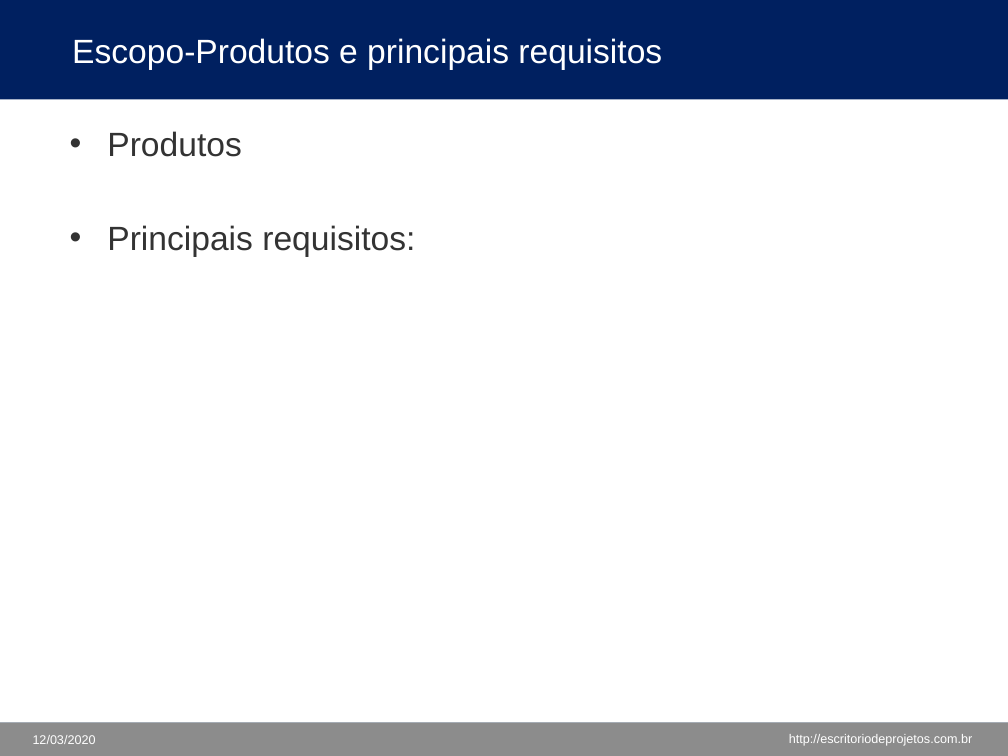
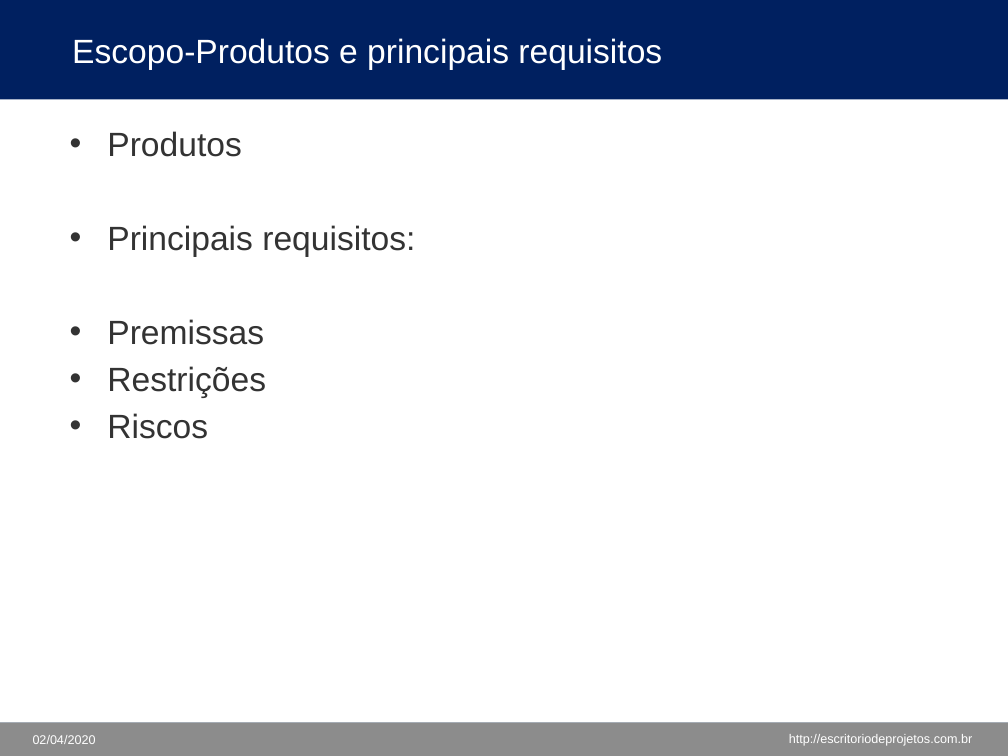
Before and after one commit to sistemas-de-informacao-univas/ES5, a slide deck: slide 4 of Kick-Off do Projeto.pptx. Drawn at 1008x756 pixels with LibreOffice and Linux fonts; fonts in the diff are those of the drawing; background and template pictures are left out. Boxes give left, top, right and bottom in pixels: in the first picture for what was removed or moved away, otherwise in the second. Text is boxed around its words. In the diff, an @@ line names an element or a change of style, - is before the commit and + after.

```diff
--- a/Kick-Off do Projeto.pptx
+++ b/Kick-Off do Projeto.pptx
@@ text at (107, 319, 266, 439): paragraphs added @@
+• Premissas
+• Restrições
+• Riscos
@@ text at (33, 735, 96, 744): text changed @@
-12/03/2020
+02/04/2020
```
Also in this commit, not shown: 5 other slides changed, 5 slides added, 3 slides removed, 1 other file.
